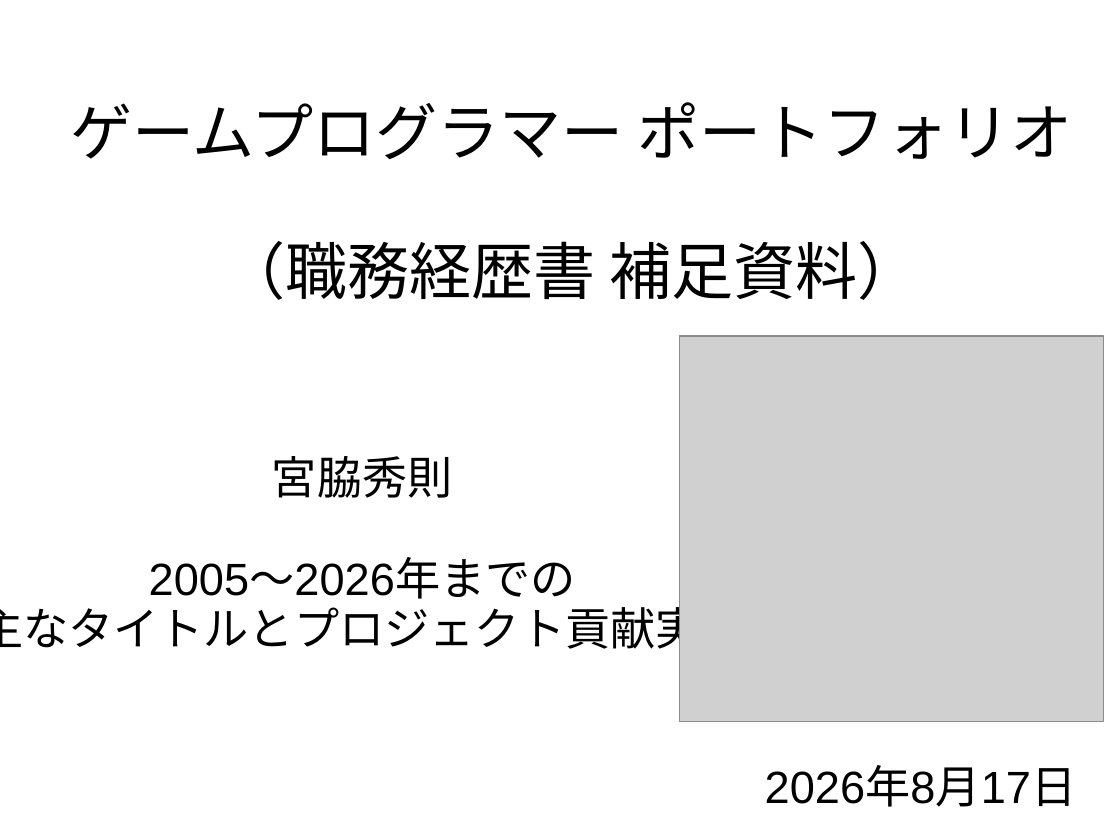
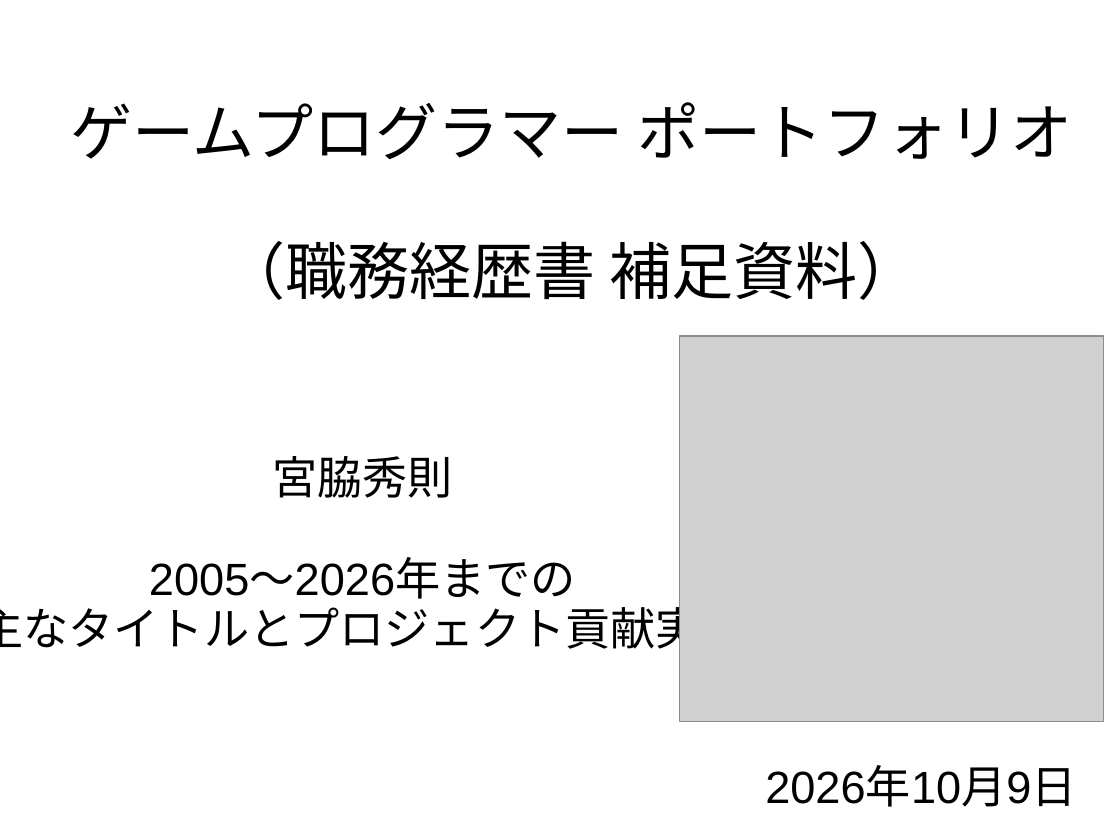
Before and after one commit to hidenorimiyawaki/recruitdata, a slide deck: slide 1 of ポートフォリオ - コピー.ppt. Drawn at 1120x840 pixels with LibreOffice and Linux fonts; fonts in the diff are those of the drawing; grey boxes stand for pictures. Boxes give left, top, right and bottom in pixels: in the first picture for what was removed or moved away, otherwise in the second. Text is boxed around its words. In the diff, an @@ line names an element or a change of style, - is before the commit and + after.

Commit message:
職務経歴書修正

```diff
--- a/ポートフォリオ - コピー.ppt
+++ b/ポートフォリオ - コピー.ppt
@@ text at <box>765,767,1077,807</box>: text changed @@
-2026年8月17日
+2026年10月9日
```
Also in this commit, not shown: 12 other slides changed, 28 other files.
